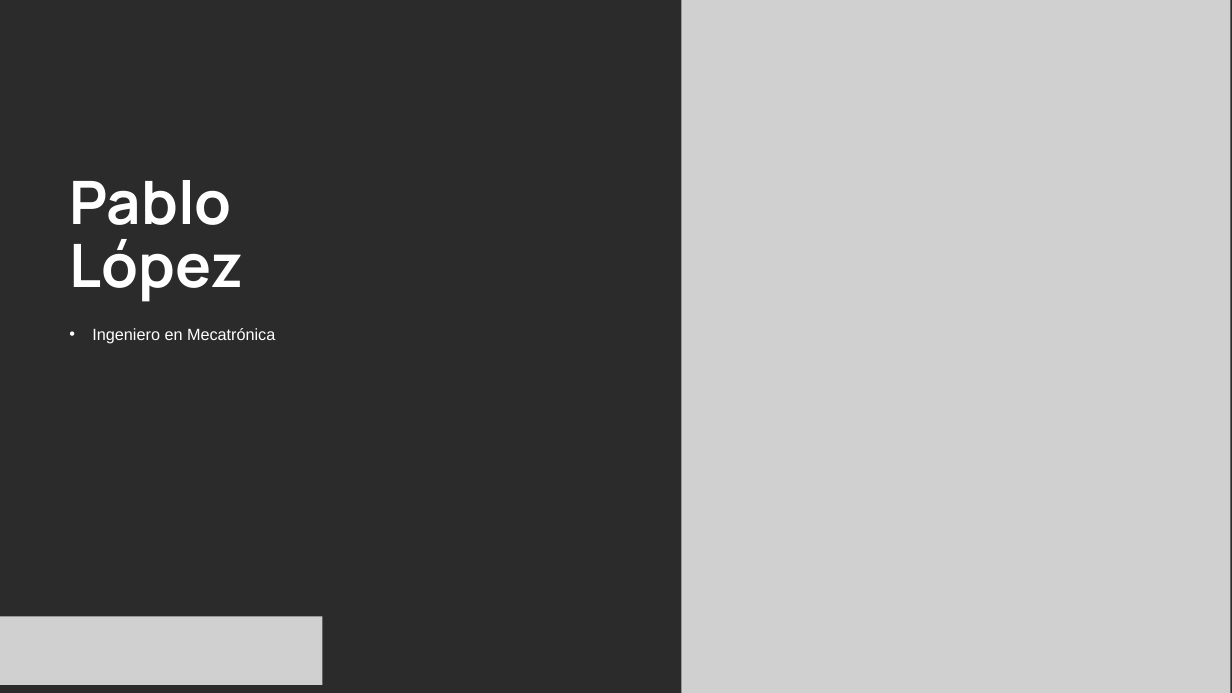
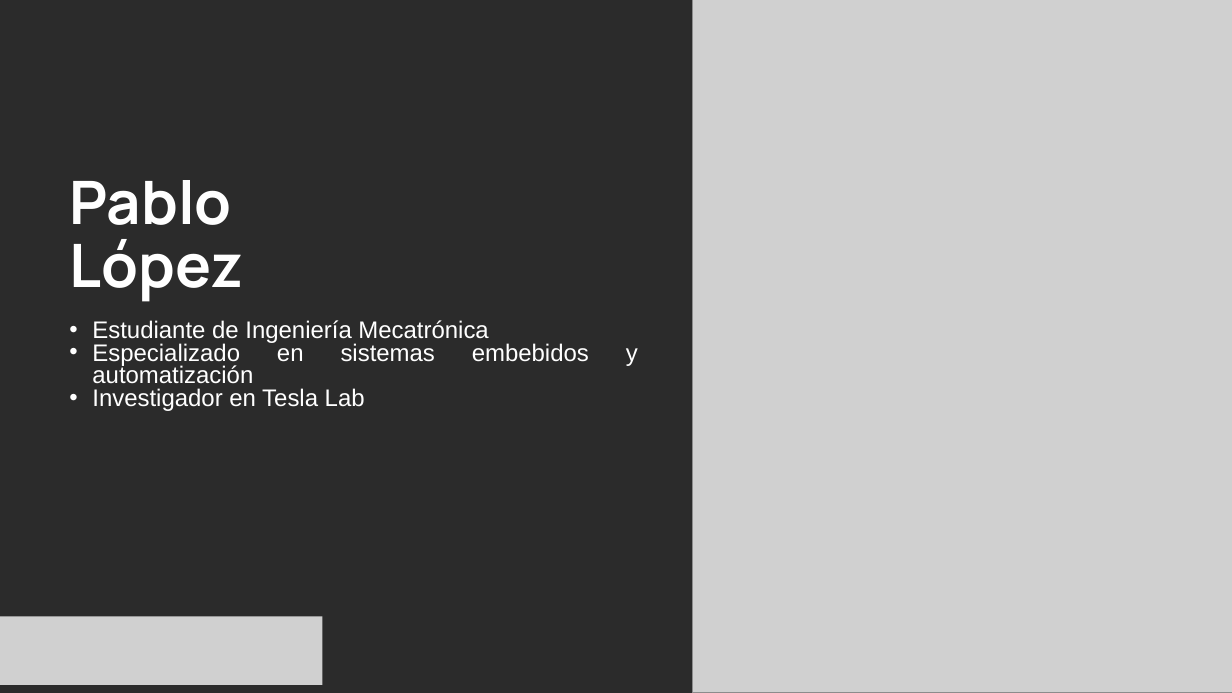
Before and after one commit to PabloJLM/ESPNOW-en-accion, a slide deck: slide 3 of Presentacion ESP NOW.pptx (slide 2 before the commit). Drawn at 1232x693 pixels with LibreOffice and Linux fonts; fonts in the diff are those of the drawing; grey boxes stand for pictures; background and template pictures are left out; a plain dark background stands for a picture behind light text. Boxes give left, top, right and bottom in pixels: in the first picture for what was removed or moved away, otherwise in the second. Text is boxed around its words. In the diff, an @@ line names an element or a change of style, - is before the commit and + after.

```diff
--- a/Presentacion ESP NOW.pptx
+++ b/Presentacion ESP NOW.pptx
@@ picture: place and size @@
-picture at (681,0,1230,693)
+picture at (692,0,1232,692)
@@ text removed at (92,328,275,343) @@
-  • Ingeniero en Mecatrónica
@@ text added at (92,320,589,411), 28 pt, text #FFFFFF @@
+  • Estudiante de Ingeniería Mecatrónica
+  • Especializado en sistemas embebidos y automatización
+  • Investigador en Tesla Lab
```
Also in this commit, not shown: 12 other slides changed, 5 slides added, 4 slides removed, 1 other file.
